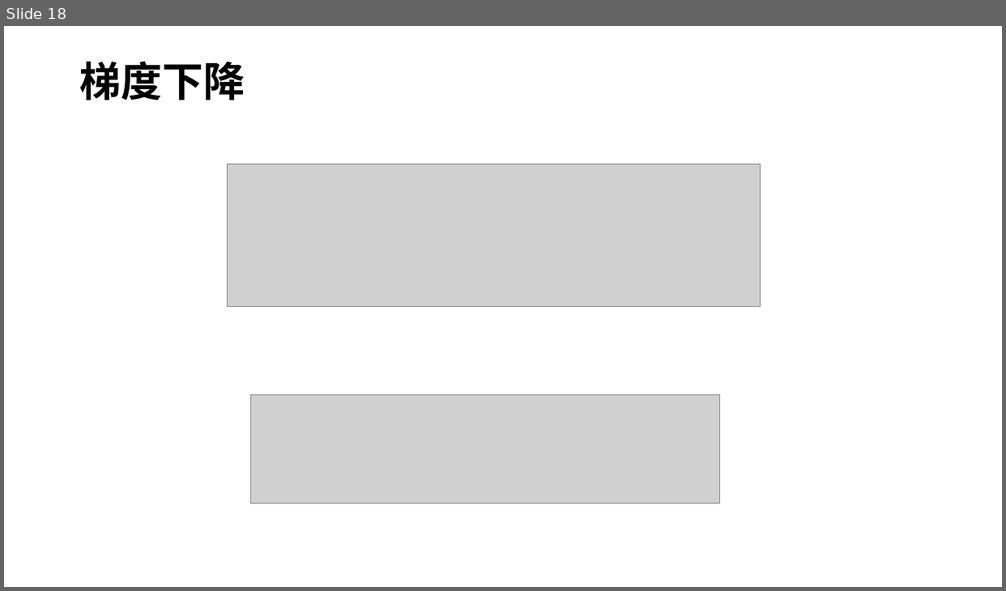
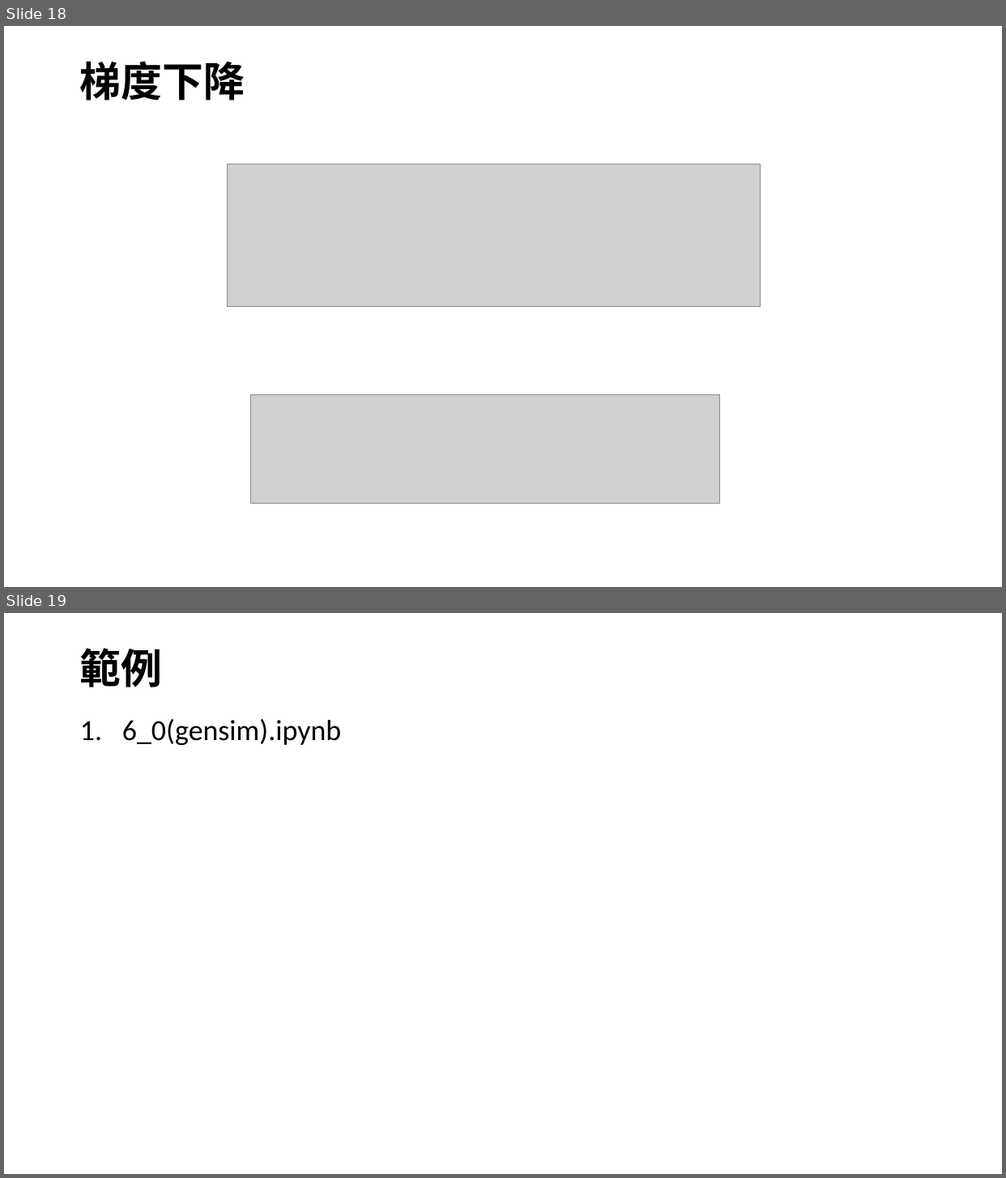
Before and after one commit to joshhu/nlp_must2022, a slide deck: lecture06.pptx. Shown one above the other, each under a label of ours: slide 18 before the commit, slides 18 and 19 after it. The pictures are 1006x591 and 1006x1178 pixels, drawn with LibreOffice and Linux fonts; fonts in the diff are those of the drawing; grey boxes stand for pictures. Boxes give left, top, right and bottom in pixels: in the first picture for what was removed or moved away, otherwise in the second. Text is boxed around its words. In the diff, an @@ line names an element or a change of style, - is before the commit and + after.

```diff
--- a/lecture06.pptx
+++ b/lecture06.pptx
@@ slide 19 added at <box>4,613,1002,1174</box>, background #FFFFFF @@
@@ title added at <box>80,648,163,688</box>, 39.6 pt, text #000000, bold @@
+範例
@@ text added at <box>122,719,341,745</box>, 28 pt, text #000000 @@
+1. 6_0(gensim).ipynb
```
Also in this commit, not shown: 1 slide changed, 3 other files.
